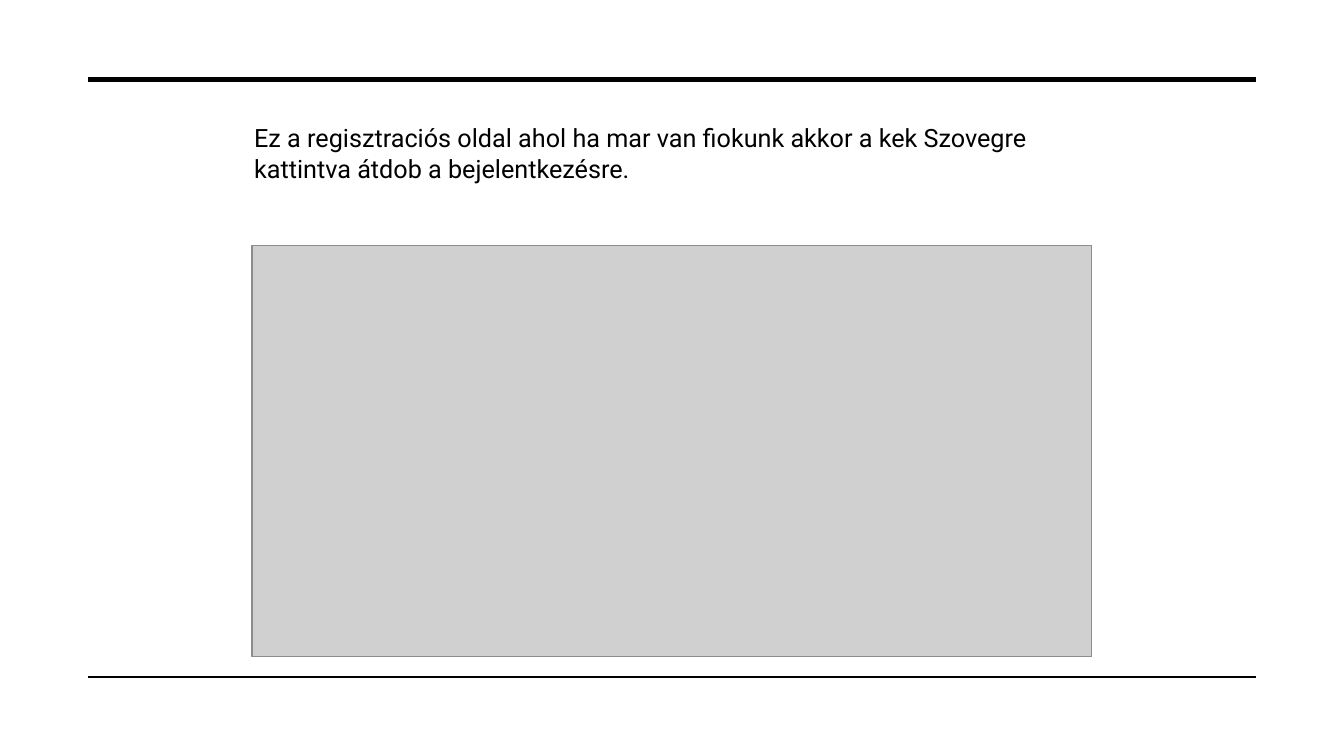
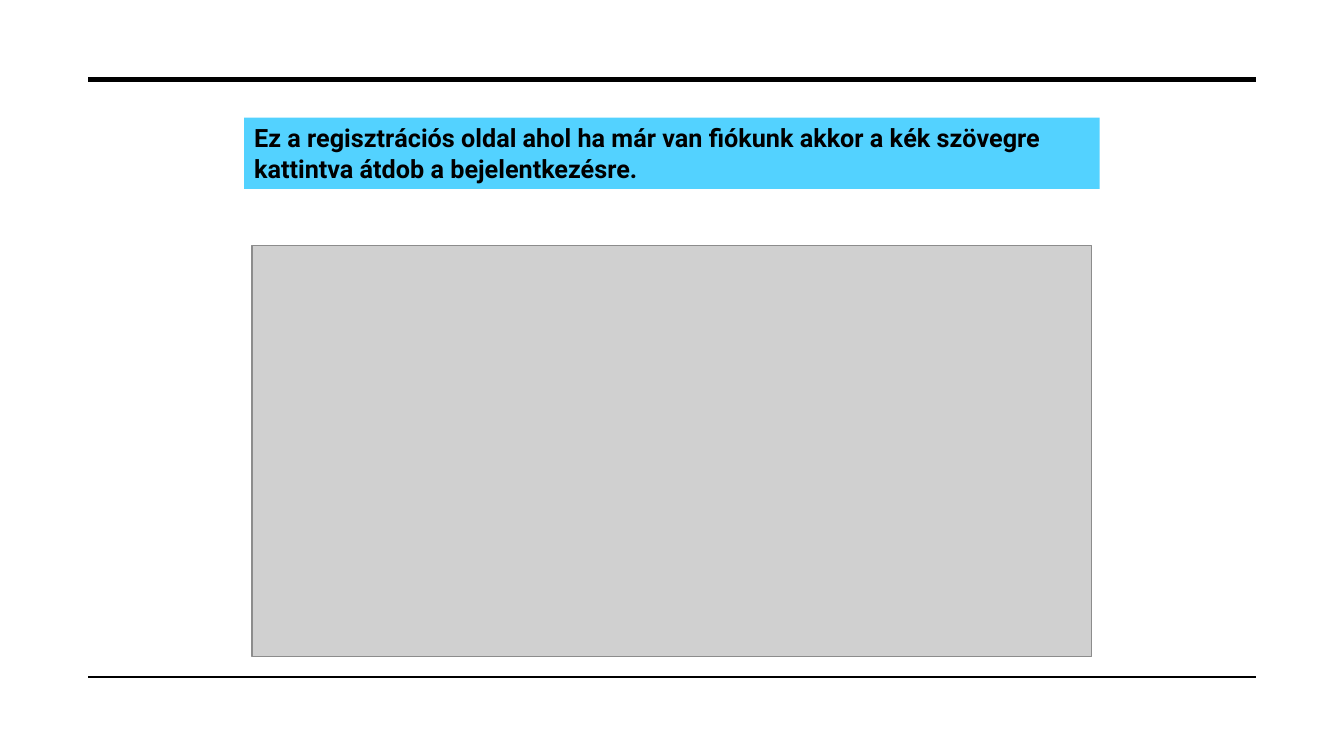
Before and after one commit to peterffydominika/13A_Projekt_webshop, a slide deck: slide 6 of Projektmunka.pptx. Drawn at 1344x756 pixels with LibreOffice and Linux fonts; fonts in the diff are those of the drawing; grey boxes stand for pictures; background and template pictures are left out. Boxes give left, top, right and bottom in pixels: in the first picture for what was removed or moved away, otherwise in the second. Text is boxed around its words. In the diff, an @@ line names an element or a change of style, - is before the commit and + after.

```diff
--- a/Projektmunka.pptx
+++ b/Projektmunka.pptx
@@ rectangle "Ez a regisztrációs oldal ahol ..." resized from (x1=254, y1=128, x2=1027, y2=184) to (x1=244, y1=118, x2=1100, y2=190) @@
@@ rectangle "Ez a regisztrációs oldal ahol ..." at (x1=244, y1=118, x2=1100, y2=190): fill none to #53D2FF @@
@@ text in rectangle at (x1=254, y1=128, x2=1040, y2=184): text changed; bold on @@
-Ez a regisztraciós oldal ahol ha mar van fiokunk akkor a kek Szovegre kattintva átdob a bejelentkezésre.
+Ez a regisztrációs oldal ahol ha már van fiókunk akkor a kék szövegre kattintva átdob a bejelentkezésre.
```
Also in this commit, not shown: 5 other slides changed, 2 slides removed.
